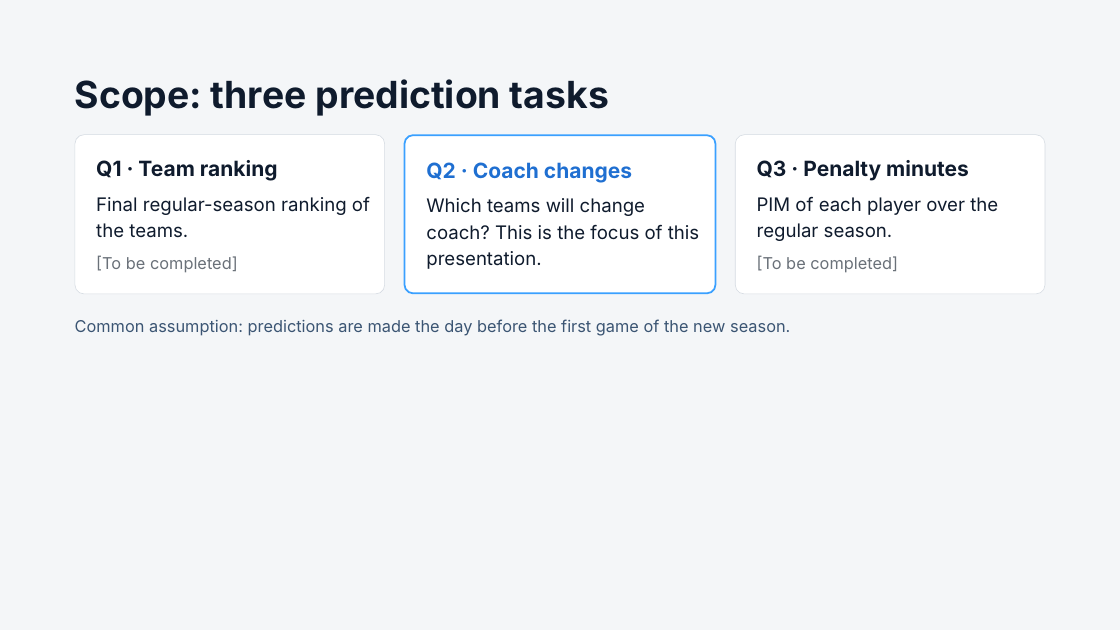
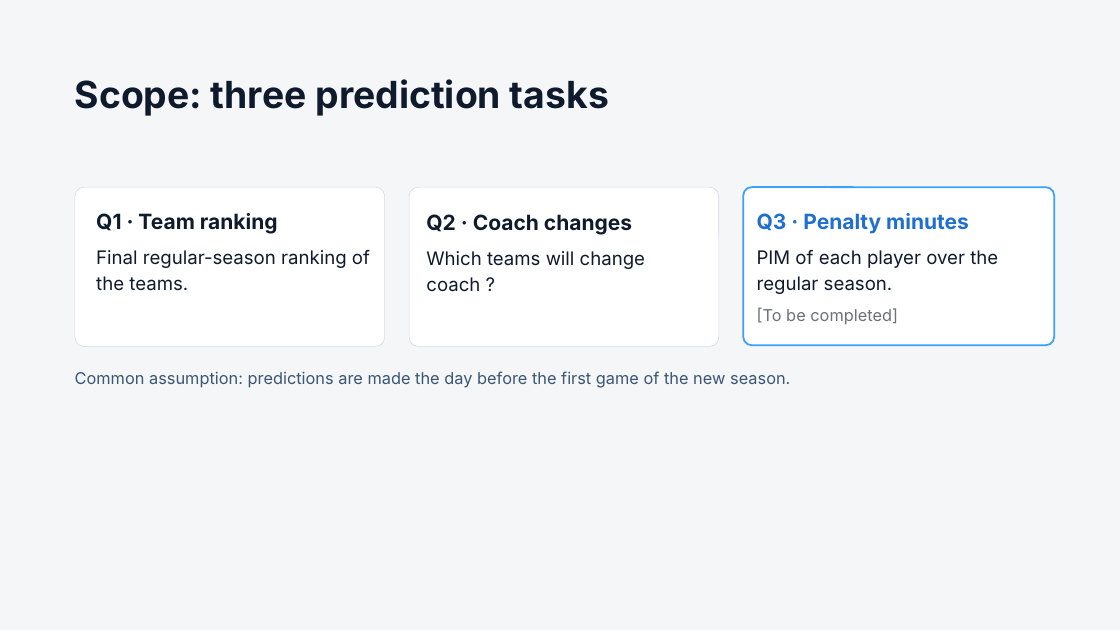
Before and after one commit to Nathan-Pinheiro/AC_hockey_predictions, a slide deck: slide 17 of Predicting NHL Head Coach Changes.pptx (slide 3 before the commit). Drawn at 1120x630 pixels with LibreOffice and Linux fonts; fonts in the diff are those of the drawing. Boxes give left, top, right and bottom in pixels: in the first picture for what was removed or moved away, otherwise in the second. Text is boxed around its words. In the diff, an @@ line names an element or a change of style, - is before the commit and + after.

```diff
--- a/Predicting NHL Head Coach Changes.pptx
+++ b/Predicting NHL Head Coach Changes.pptx
@@ 3 texts, 1 rounded rectangle: place and size @@
-3 texts, 1 rounded rectangle at bbox=[75, 134, 998, 294]
+3 texts, 1 rounded rectangle at bbox=[75, 187, 998, 347]
@@ rounded rectangle: place and size @@
-rounded rectangle at bbox=[735, 134, 1045, 294]
+rounded rectangle at bbox=[409, 187, 719, 347]
@@ rounded rectangle: place and size @@
-rounded rectangle at bbox=[405, 135, 716, 293]
+rounded rectangle at bbox=[744, 187, 1054, 345]
@@ text "Q3 · Penalty minutes" at bbox=[757, 213, 969, 234]: text colour #0F1B2D to #1F6FD1 @@
@@ text "Q2 · Coach changes" at bbox=[426, 214, 632, 235]: text colour #1F6FD1 to #0F1B2D @@
@@ text removed at bbox=[96, 256, 238, 273] @@
-[To be completed]
@@ text at bbox=[426, 251, 645, 292]: text changed @@
-Which teams will change coach? This is the focus of this presentation.
+Which teams will change coach ?
@@ 4 texts: place and size @@
-4 texts at bbox=[75, 160, 969, 336]
+4 texts at bbox=[75, 213, 969, 388]
```
Also in this commit, not shown: 11 other slides changed, 5 slides added, 2 other files.
